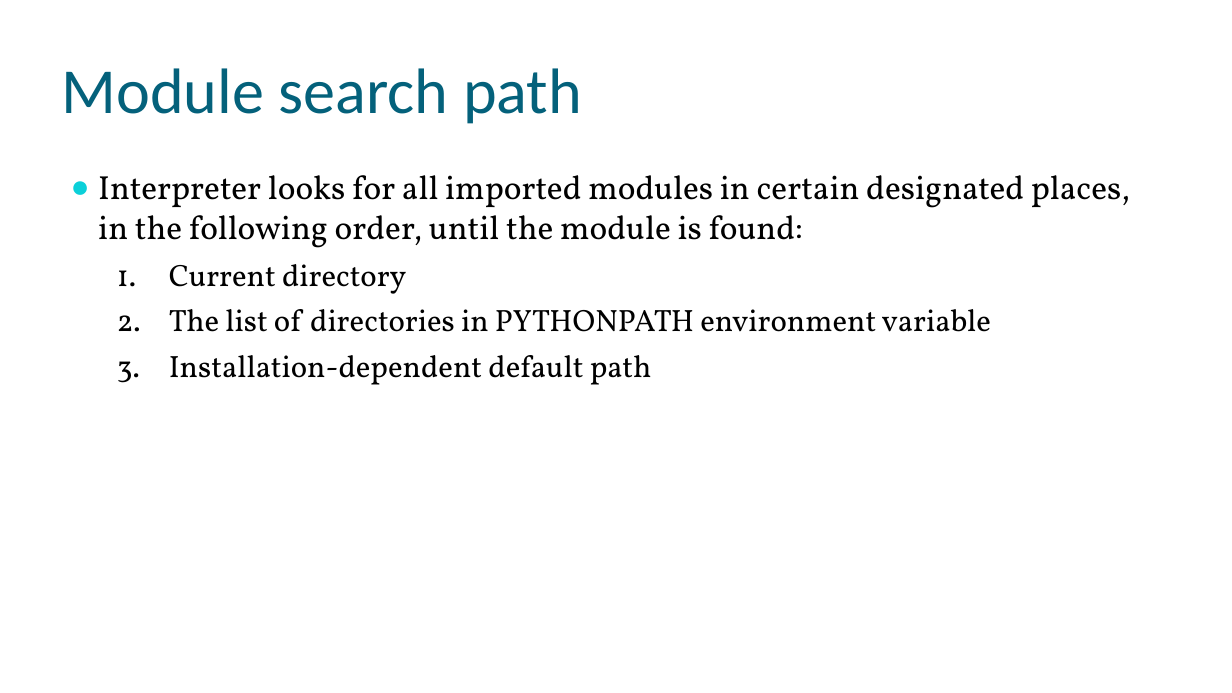
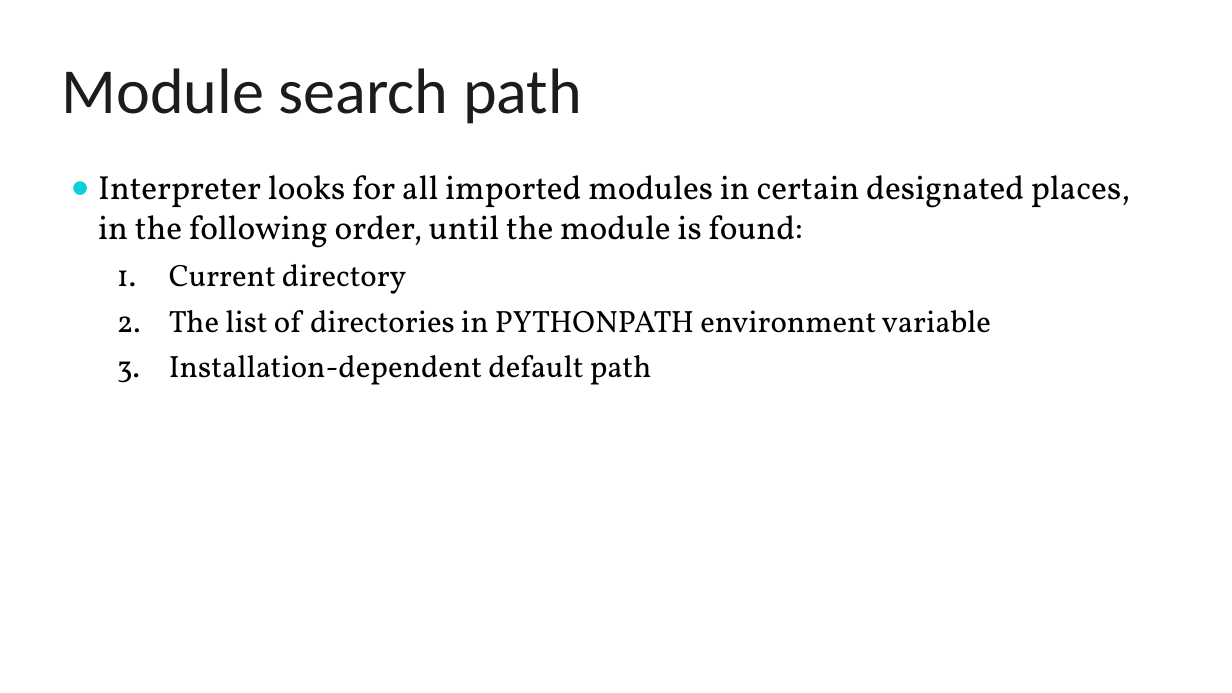
Before and after one commit to hariseldon99/msph306, a slide deck: slide 40 of notes/Intro-Python-2.pptx (slide 39 before the commit). Drawn at 1232x693 pixels with LibreOffice and Linux fonts; fonts in the diff are those of the drawing; background and template pictures are left out. Boxes give left, top, right and bottom in pixels: in the first picture for what was removed or moved away, otherwise in the second. Text is boxed around its words. In the diff, an @@ line names an element or a change of style, - is before the commit and + after.

```diff
--- a/notes/Intro-Python-2.pptx
+++ b/notes/Intro-Python-2.pptx
@@ title "Module search path" at (62, 68, 582, 124): text colour #04617B to #1C1C1C @@
```
Also in this commit, not shown: 10 other slides changed, 3 slides added.
